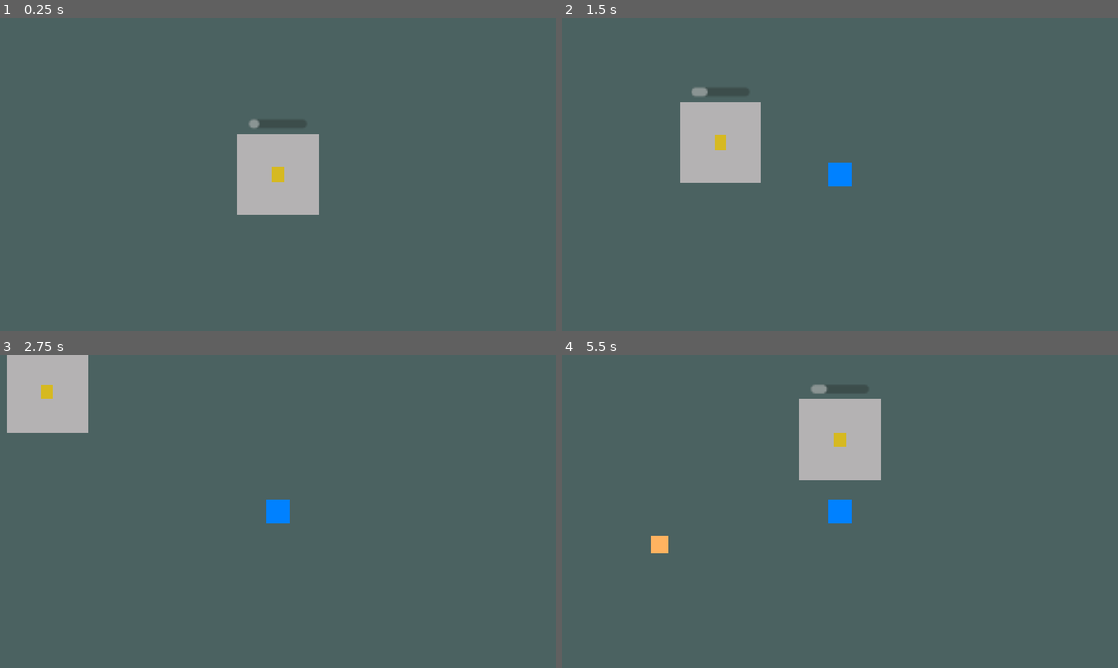
Above: before the commit, frames 1-4 (two rows, left to right).
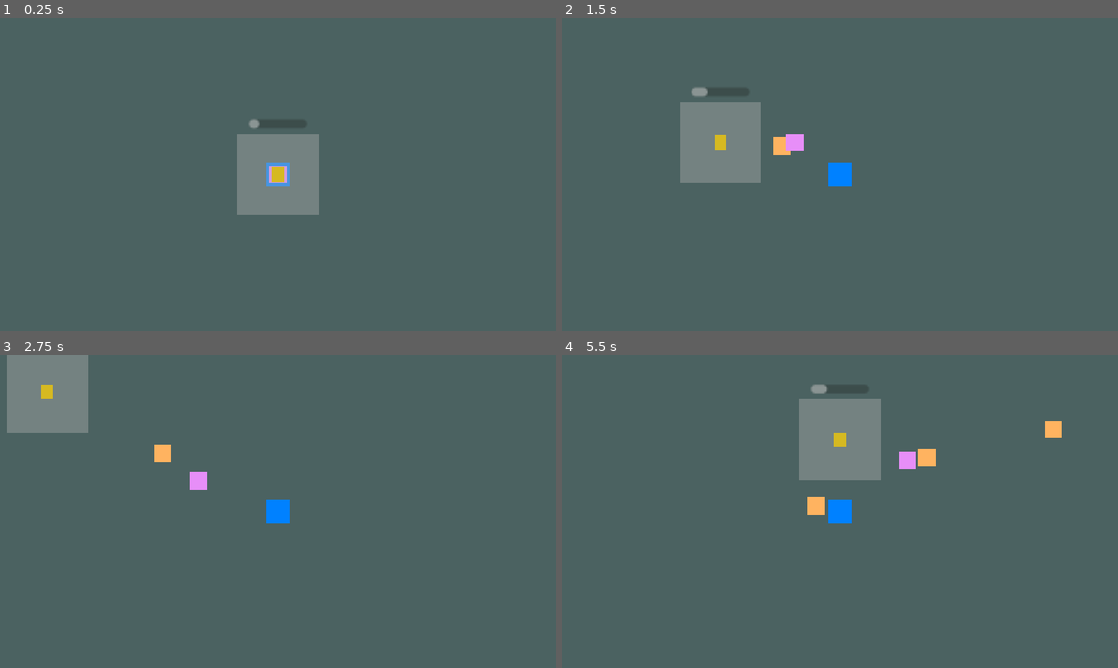
Above: after the commit, the same moments.

Repository: dotrashtrash-png/kintsugi
Game: Godot game, scene res://escenas/pruebas/miller/PruebaYokais.tscn
Two runs of this game, one before a commit and one after it. Both use one fixed random seed, a clock stepped at 60 frames per second and the inputs below.
Inputs:
- Up to frame 1 (0.25 s): no input
- Up to frame 2 (1.5 s): tap Enter at 0.5 s; hold D (derecha) 0.53-1.28 s; hold S (abajo) from 1.28 s (still down)
- Up to frame 3 (2.75 s): release S (abajo) at 2.03 s; hold D (derecha) from 2.03 s (still down)
- Up to frame 4 (5.5 s): release D (derecha) at 2.78 s; hold W (arriba) 2.78-3.53 s; hold A (izquierda) 3.53-5.03 s; hold S (abajo) from 5.03 s (still down)

The runs differ from the first frame. In frame 1, 3.7% of the frame differs, in the area x 42-58%, y 37-63%; in frame 2, 4.0%; in frame 3, 3.9%; in frame 4, 4.6%, in the area x 16-90%, y 14-64%.

Commit message:
Correccion del trabajo de hoy miercoles

Diff:
--- a/escenas/enemigos/Chochin.tscn
+++ b/escenas/enemigos/Chochin.tscn
@@ -1,6 +1,7 @@
 [gd_scene format=3 uid="uid://w5jjfmrpxs4f"]
 
 [ext_resource type="Script" uid="uid://bux1jmov0n1xo" path="res://escenas/enemigos/chochin.gd" id="1_vfiqp"]
+[ext_resource type="PackedScene" uid="uid://66bclt7nfesy" path="res://escenas/jugador/golpe.tscn" id="2_aw5jn"]
 
 [sub_resource type="CircleShape2D" id="CircleShape2D_m7b3v"]
 radius = 6.0
@@ -13,6 +14,8 @@
 script = ExtResource("1_vfiqp")
 velocidad = 45.0
 
+[node name="Golpe" parent="." unique_id=1831681398 instance=ExtResource("2_aw5jn")]
+
 [node name="cuadro" type="ColorRect" parent="." unique_id=1316555562]
 offset_left = -6.0
 offset_top = -6.0
--- a/escenas/enemigos/KasaObake.tscn
+++ b/escenas/enemigos/KasaObake.tscn
@@ -1,6 +1,7 @@
 [gd_scene format=3 uid="uid://cli0ons300fe0"]
 
 [ext_resource type="Script" uid="uid://ccwt27lh0x8ck" path="res://escenas/enemigos/kasa_obake.gd" id="1_nil62"]
+[ext_resource type="PackedScene" uid="uid://66bclt7nfesy" path="res://escenas/jugador/golpe.tscn" id="2_ef7r4"]
 
 [sub_resource type="CircleShape2D" id="CircleShape2D_m7b3v"]
 radius = 6.0
@@ -15,6 +16,8 @@
 vida = 5
 dano = 4
 
+[node name="Golpe" parent="." unique_id=1831681398 instance=ExtResource("2_ef7r4")]
+
 [node name="ColorRect" type="ColorRect" parent="." unique_id=977434809]
 offset_left = -6.0
 offset_top = -6.0
--- a/escenas/enemigos/Rescate.tscn
+++ b/escenas/enemigos/Rescate.tscn
@@ -18,7 +18,7 @@
 offset_top = -28.0
 offset_right = 28.0
 offset_bottom = 28.0
-color = Color(0.7055991, 0.69999915, 0.70320797, 1)
+color = Color(0.7058824, 0.69803923, 0.7019608, 0.39215687)
 
 [node name="Aldeano" type="ColorRect" parent="." unique_id=445507524]
 offset_left = -4.0
--- a/escenas/enemigos/Spawner.tscn
+++ b/escenas/enemigos/Spawner.tscn
@@ -1,14 +1,23 @@
 [gd_scene format=3 uid="uid://bo2usy14xe3vl"]
 
 [ext_resource type="Script" uid="uid://c8qsawv06kru0" path="res://escenas/enemigos/spawner.gd" id="1_ue853"]
+[ext_resource type="PackedScene" uid="uid://w5jjfmrpxs4f" path="res://escenas/enemigos/Chochin.tscn" id="2_rg8q8"]
+[ext_resource type="PackedScene" uid="uid://cli0ons300fe0" path="res://escenas/enemigos/KasaObake.tscn" id="3_4ttop"]
+[ext_resource type="PackedScene" uid="uid://g8r1xpqxxpuq" path="res://escenas/enemigos/Rescate.tscn" id="4_v3vs1"]
 
 [node name="Spawner" type="Node2D" unique_id=1972774240]
 script = ExtResource("1_ue853")
+
+[node name="Chochin" parent="." unique_id=6559204 instance=ExtResource("2_rg8q8")]
+
+[node name="KasaObake" parent="." unique_id=1302315464 instance=ExtResource("3_4ttop")]
+
+[node name="Rescate" parent="." unique_id=101728606 instance=ExtResource("4_v3vs1")]
 
 [node name="TimerOleada" type="Timer" parent="." unique_id=2079397531]
 wait_time = 1.2
 autostart = true
 
 [node name="TimerRescate" type="Timer" parent="." unique_id=720429495]
-wait_time = 40.0
+wait_time = 30.0
 autostart = true
--- a/escenas/enemigos/spawner.gd
+++ b/escenas/enemigos/spawner.gd
@@ -5,7 +5,7 @@
 @export var escena_kasa: PackedScene
 @export var escena_rescate: PackedScene
 @export var tope := 150 # máximo de yokais vivos a la vez (la Web se traba con más)
-@export var distancia := 380.0 # a qué distancia del héroe aparecen: fuera de la pantalla
+@export var distancia := 260.0 # a qué distancia del héroe aparecen: fuera de la pantalla
 
 var tiempo := 0.0
 var heroe
--- a/escenas/pruebas/miller/PruebaYokais.tscn
+++ b/escenas/pruebas/miller/PruebaYokais.tscn
@@ -4,7 +4,6 @@
 [ext_resource type="PackedScene" uid="uid://bo2usy14xe3vl" path="res://escenas/enemigos/Spawner.tscn" id="2_05qeo"]
 [ext_resource type="PackedScene" uid="uid://w5jjfmrpxs4f" path="res://escenas/enemigos/Chochin.tscn" id="2_8cn0w"]
 [ext_resource type="PackedScene" uid="uid://cli0ons300fe0" path="res://escenas/enemigos/KasaObake.tscn" id="3_8cn0w"]
-[ext_resource type="PackedScene" uid="uid://g8r1xpqxxpuq" path="res://escenas/enemigos/Rescate.tscn" id="5_px072"]
 
 [node name="PruebaYokais" type="Node2D" unique_id=1214473874]
 
@@ -20,5 +19,3 @@
 [node name="Spawner" parent="." unique_id=1972774240 instance=ExtResource("2_05qeo")]
 escena_chochin = ExtResource("2_8cn0w")
 escena_kasa = ExtResource("3_8cn0w")
-
-[node name="Rescate" parent="." unique_id=101728606 instance=ExtResource("5_px072")]
